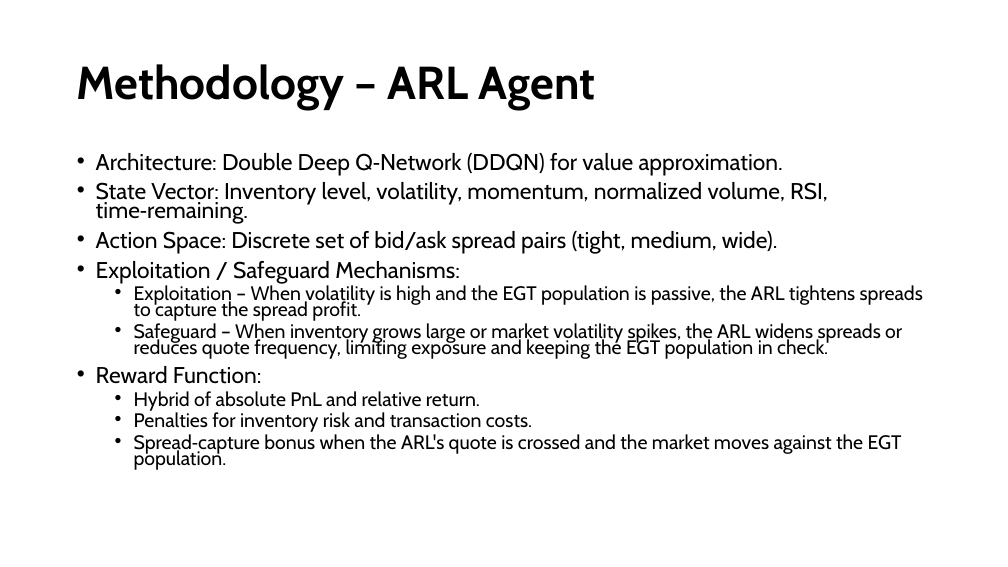
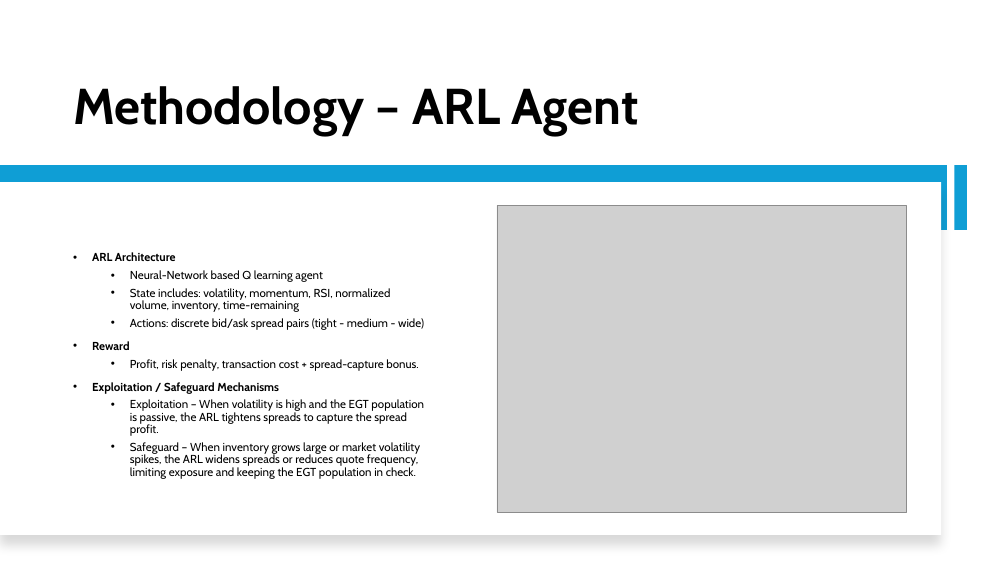
Before and after one commit to Srithwak/Coevolutionary_ARL_vs_EGT_agents_research, a slide deck: slide 5 of presentation.pptx. Drawn at 1008x567 pixels with LibreOffice and Linux fonts; fonts in the diff are those of the drawing; grey boxes stand for pictures. Boxes give left, top, right and bottom in pixels: in the first picture for what was removed or moved away, otherwise in the second. Text is boxed around its words. In the diff, an @@ line names an element or a change of style, - is before the commit and + after.

Commit message:
Pushing initial formatted ppt

```diff
--- a/presentation.pptx
+++ b/presentation.pptx
@@ title "Methodology – ARL Agent" at (73, 86, 639, 135): size 44 to 48 pt; vertical alignment middle to bottom @@
@@ rectangle added at (0, 166, 948, 230), fill #0F9ED5 @@
@@ rectangle added at (954, 166, 967, 230), fill #0F9ED5 @@
@@ rectangle added at (0, 182, 941, 535), fill #FFFFFF @@
@@ picture added at (497, 206, 907, 513) @@
@@ text "ARL Architecture": place and size @@
-text "ARL Architecture" at (96, 153, 923, 470)
+text "ARL Architecture" at (92, 252, 424, 479)
@@ text "ARL Architecture" at (92, 252, 424, 479): vertical alignment top to middle @@
@@ text at (92, 252, 424, 394): text changed; size 21.7 to 11 pt @@
-• Architecture: Double Deep Q‑Network (DDQN) for value approximation.
-• State Vector: Inventory level, volatility, momentum, normalized volume, RSI, time‑remaining.
-• Action Space: Discrete set of bid/ask spread pairs (tight, medium, wide).
-• Exploitation / Safeguard Mechanisms:
+• ARL Architecture
+  • Neural-Network based Q learning agent
+  • State includes: volatility, momentum, RSI, normalized volume, inventory, time-remaining
+  • Actions: discrete bid/ask spread pairs (tight - medium - wide)
+• Reward
+  • Profit, risk penalty, transaction cost + spread-capture bonus.
+• Exploitation / Safeguard Mechanisms
@@ text at (96, 366, 902, 470): paragraphs removed @@
-• Reward Function:
-  • Hybrid of absolute PnL and relative return.
-  • Penalties for inventory risk and transaction costs.
-  • Spread‑capture bonus when the ARL's quote is crossed and the market moves against the EGT population.
@@ text at (130, 399, 424, 479): size 18.6 to 11 pt in "Exploitation – When volatility is high and ...", "Safeguard – When inventory grows large or ..."; line spacing 0.7 to 0.9 @@
```
Also in this commit, not shown: 5 other slides changed, 10 slides added, 9 slides removed.
